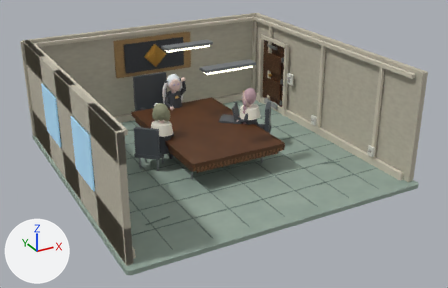
Before and after pictures for a commit that changed the Blender file content/inbox/_series/untitled-short-anime/video-prompts/packages/pilot-opening-meeting-scene05-seedance20-7s-multicut-v3-previz-only/previz/room-layout-anime-v3/scene05-room-layout-anime-v3.blend.
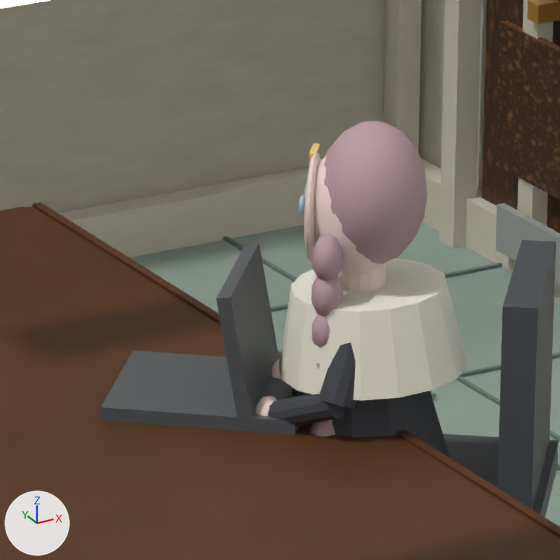
Each version is shown whole from a 50 mm lens placed at (-7.67, -14.87, 7.74), pointed at (0.2, -0.56, 0.58), then close up on the part from 46% to 61% of the width and 26% to 48% of the height. The lights are fixed; the arrows at lower left show +X, +Y and +Z. The first two pictures are the older version.

The first close-up shows 'BelieverB_Cape', 'BelieverB_HairCap', 'BelieverB_Hairpin_0', 'Chair_BelieverB_Back', 'Floor', 'Laptop_Base', 'Laptop_Lid_Exterior', 'North_Wall', 'Rich_Baseboard_North', 'Rich_CornerTrim_NE', 'Rich_DoorFrame_3.34', 'Rich_DoorPanel_Lower', 'Table_ContinuousTop' and 26 more.
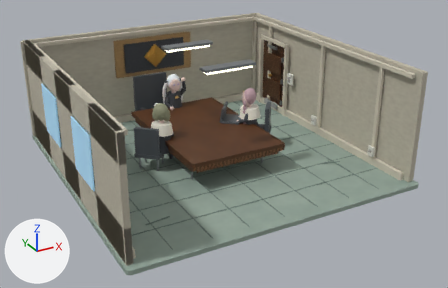
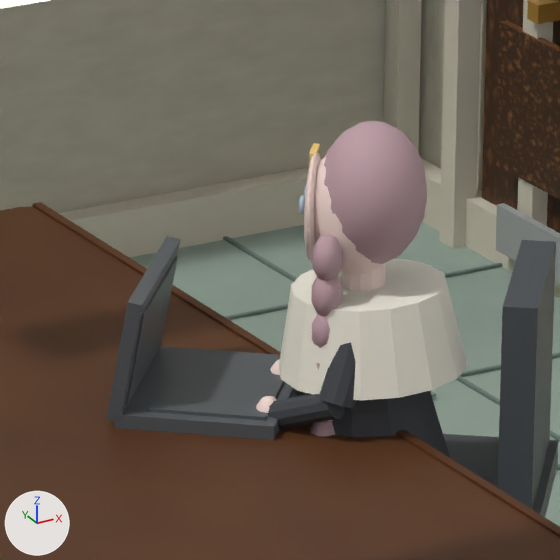
Changed parts and their boxes (x1, y1, x2, y2) in the close-ups (560 x 560 px):
'Laptop_Base', moved, turned
    before: (101, 350, 299, 435)
    after: (114, 346, 293, 440)
'Laptop_Lid_Exterior', recoloured, reshaped, moved, turned, rescaled
    before: (216, 243, 279, 418)
    after: (106, 236, 181, 422)
'Laptop_KeyboardDeck', added
    after: (148, 349, 284, 420)
'Laptop_ScreenFace', added
    after: (125, 256, 178, 405)

The edits, one by one:
me_cube_124 has 8 vertices, 6 faces and spans x -1.0..1.0, y -1.0..1.0, z -1.0..1.0.
me_cube_124 no longer uses material mat_character_flat_05 (beige #e7c476).
me_cube_124 gains material mat_anime_bg_matteplastic (dark grey #595d61).
me_cube_125 has 8 vertices, 6 faces and spans x -1.0..1.0, y -1.0..1.0, z -1.0..1.0.
me_cube_125 no longer uses material mat_character_flat_05 (beige #e7c476).
me_cube_125 gains material mat_anime_bg_matteplastic (dark grey #595d61).
Object 'Laptop_Base' (ob_laptop_base) turns from (0, 0, -40) to (0, 0, 0) degrees about x, y and z.
In object 'Laptop_Base' (ob_laptop_base), parent is now set to ob_laptop_root.
Object 'Laptop_Base' (ob_laptop_base) moves from (1.0, 0.42, 0.86) to (0.0, 0.0, 0.0).
Object 'Laptop_Lid_Exterior' (ob_laptop_lid_exterior) now shows me_cube_124 instead of me_cube_123.
In object 'Laptop_Lid_Exterior' (ob_laptop_lid_exterior), parent is now set to ob_laptop_root.
Object 'Laptop_Lid_Exterior' (ob_laptop_lid_exterior) moves from (1.1, 0.34, 1.08) to (0.0, -0.245, 0.22).
Object 'Laptop_Lid_Exterior' (ob_laptop_lid_exterior) turns from (0, -10, -40) to (-10, 0, 0) degrees about x, y and z.
Object 'Laptop_Lid_Exterior' (ob_laptop_lid_exterior) is rescaled from (0.025, 0.28, 0.24) to (0.34, 0.025, 0.22).
Object 'Laptop_Root' (ob_laptop_root) is new.
Its location is (1.0, 0.42, 0.86).
Its rotation in degrees is (0, 0, -130).
Object 'Laptop_ScreenFace' (ob_laptop_screenface) is new; it shows me_cube_125.
Its parent is ob_laptop_root.
Its location is (0.0, -0.217, 0.215).
Its rotation in degrees is (-10, 0, 0).
Its scale is (0.292, 0.005, 0.172).
Object 'Laptop_KeyboardDeck' (ob_laptop_keyboarddeck) is new; it shows me_cube_123.
Its parent is ob_laptop_root.
Its location is (0.0, 0.035, 0.031).
Its scale is (0.29, 0.205, 0.006).
